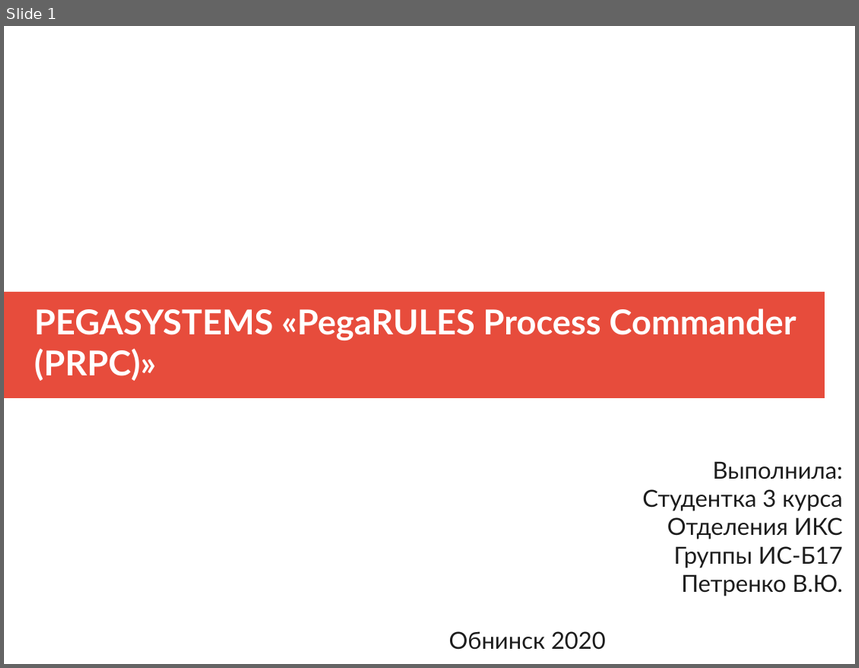
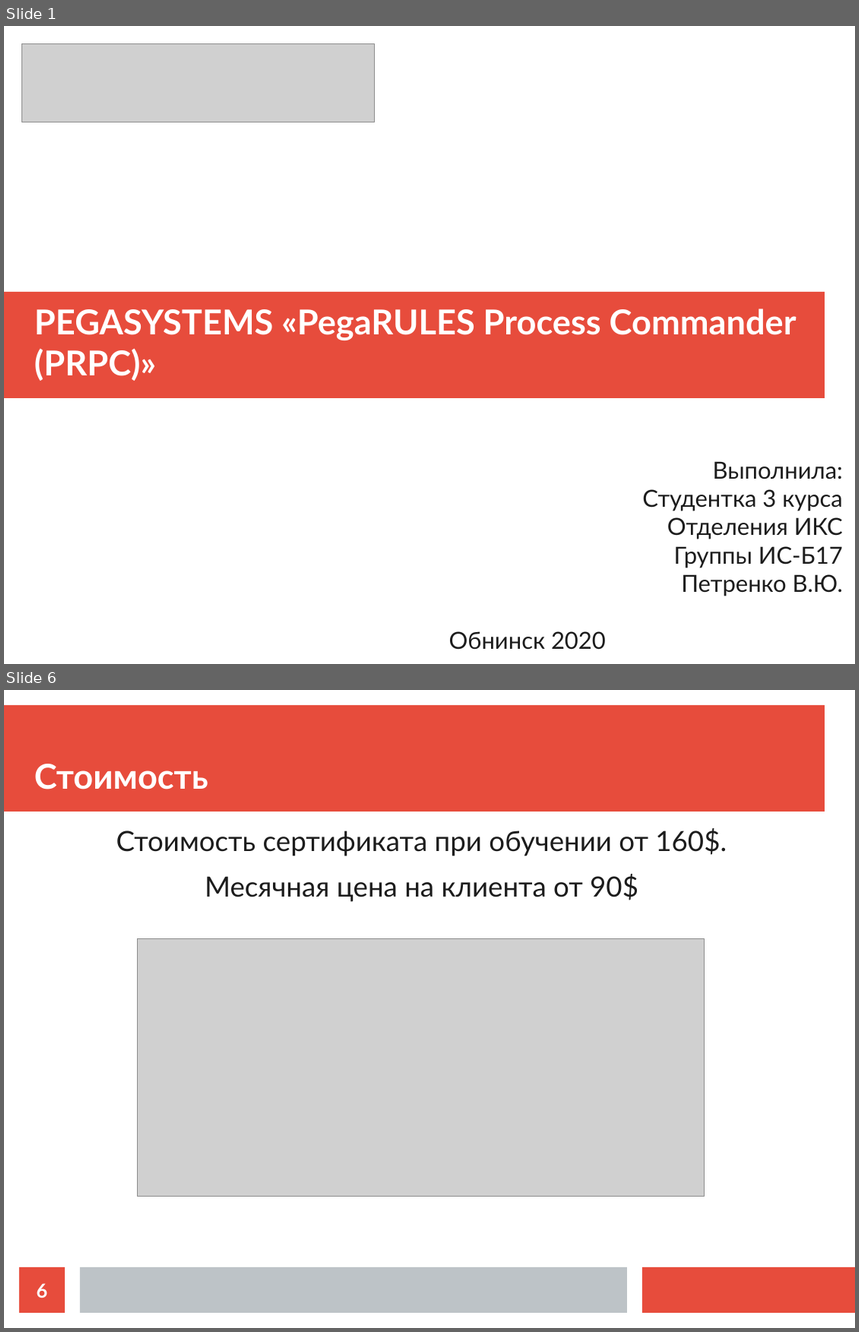
Before and after one commit to ikherty/ERP, a slide deck: pegaReport.odp. Shown one above the other, each under a label of ours: slide 1 before the commit, slides 1 and 6 after it; the slides between them are not shown. The pictures are 859x668 and 859x1332 pixels, drawn with LibreOffice and Linux fonts; fonts in the diff are those of the drawing; grey boxes stand for pictures. Boxes give left, top, right and bottom in pixels: in the first picture for what was removed or moved away, otherwise in the second. Text is boxed around its words. In the diff, an @@ line names an element or a change of style, - is before the commit and + after.

```diff
--- a/pegaReport.odp
+++ b/pegaReport.odp
@@ slide 6 added at [4, 690, 855, 1328], background #FFFFFF @@
@@ rectangle added at [4, 705, 825, 812], fill #E74C3C @@
@@ title added at [34, 764, 208, 790], 32 pt, text #FFFFFF, bold @@
+Стоимость
@@ text added at [116, 828, 727, 902], 26 pt, text #1C1C1C @@
+Стоимость сертификата при обучении от 160$.
+Месячная цена на клиента от 90$
@@ picture added at [138, 939, 705, 1198] @@
@@ page number added at [19, 1268, 65, 1313], fill #E74C3C, 18 pt, text #FFFFFF, bold @@
+6
@@ rectangle added at [80, 1268, 627, 1313], fill #BDC3C7 @@
@@ rectangle added at [643, 1268, 855, 1313], fill #E74C3C @@
@@ slide 1 changed as well @@
@@ picture added at [22, 44, 376, 123] @@
```
Also in this commit, not shown: 7 other slides added, 3 slides removed.
